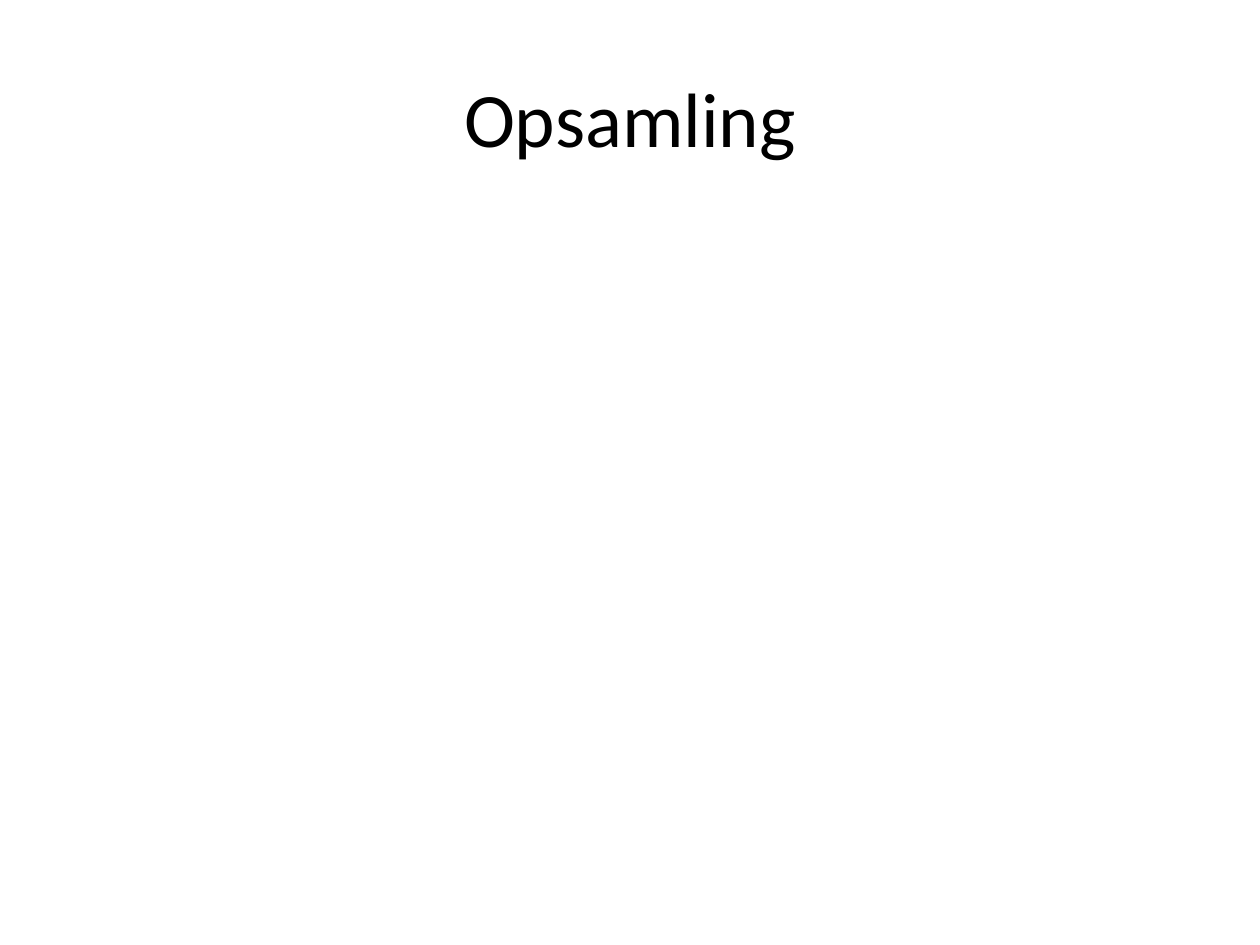
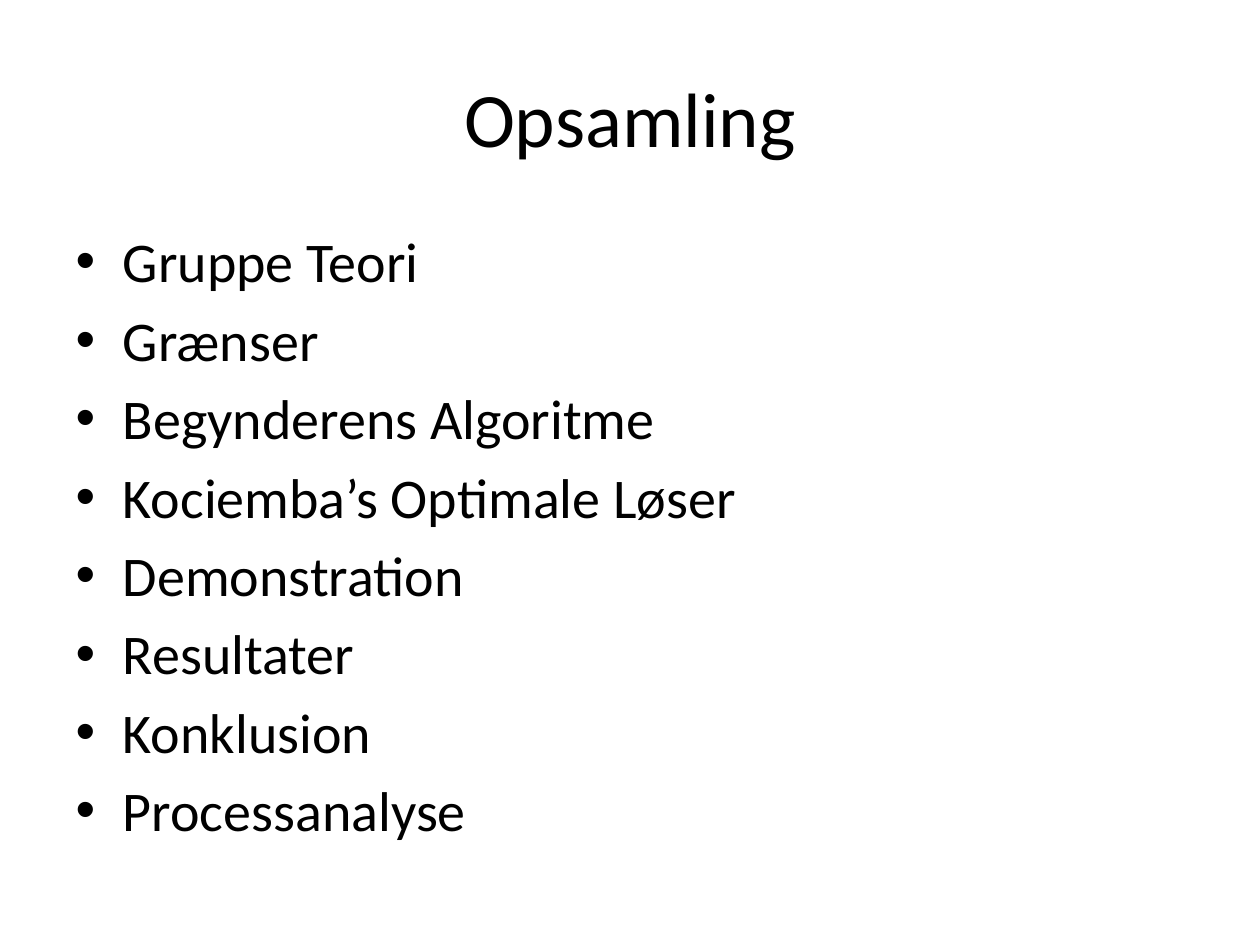
Before and after one commit to rasmusprentow/a215, a slide deck: slide 16 of Fremlæggelse/Rubik’s Cube.pptx. Drawn at 1260x945 pixels with LibreOffice and Linux fonts; fonts in the diff are those of the drawing. Boxes give left, top, right and bottom in pixels: in the first picture for what was removed or moved away, otherwise in the second. Text is boxed around its words. In the diff, an @@ line names an element or a change of style, - is before the commit and + after.

```diff
--- a/Fremlæggelse/Rubik’s Cube.pptx
+++ b/Fremlæggelse/Rubik’s Cube.pptx
@@ text added at <box>123,243,735,840</box>, 32 pt, text #000000 @@
+• Gruppe Teori
+• Grænser
+• Begynderens Algoritme
+• Kociemba’s Optimale Løser
+• Demonstration
+• Resultater
+• Konklusion
+• Processanalyse
```
Also in this commit, not shown: 1 other slide changed, 1 slide added, 1 slide removed.
